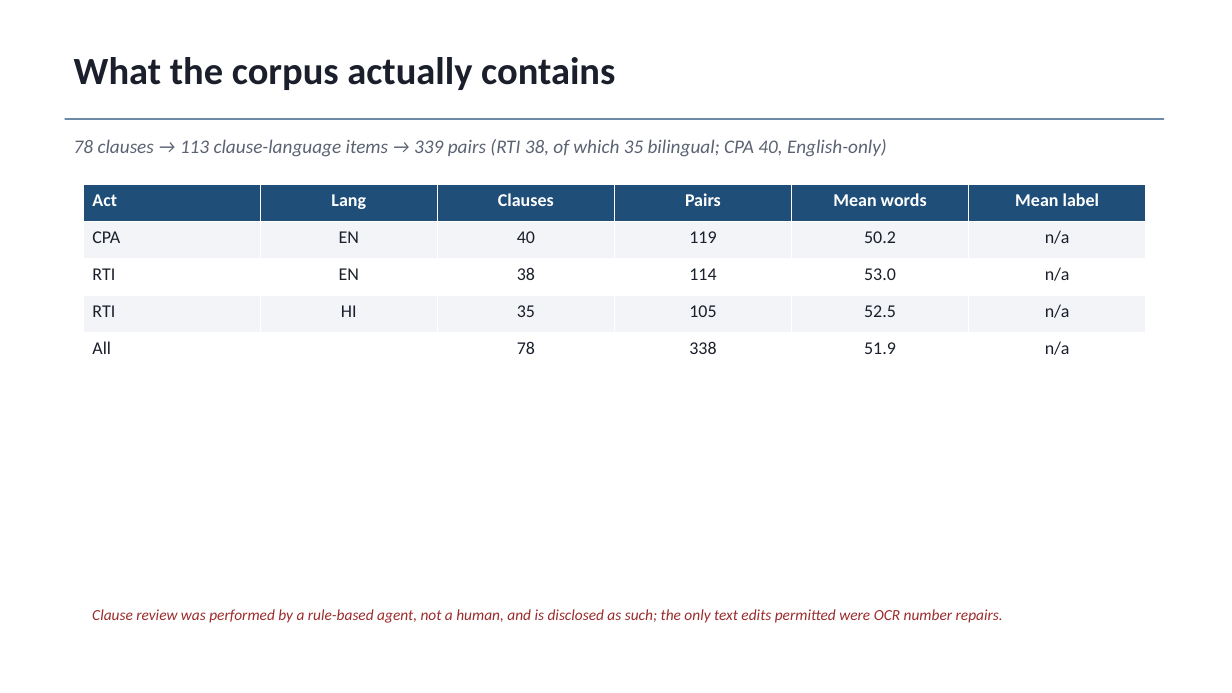
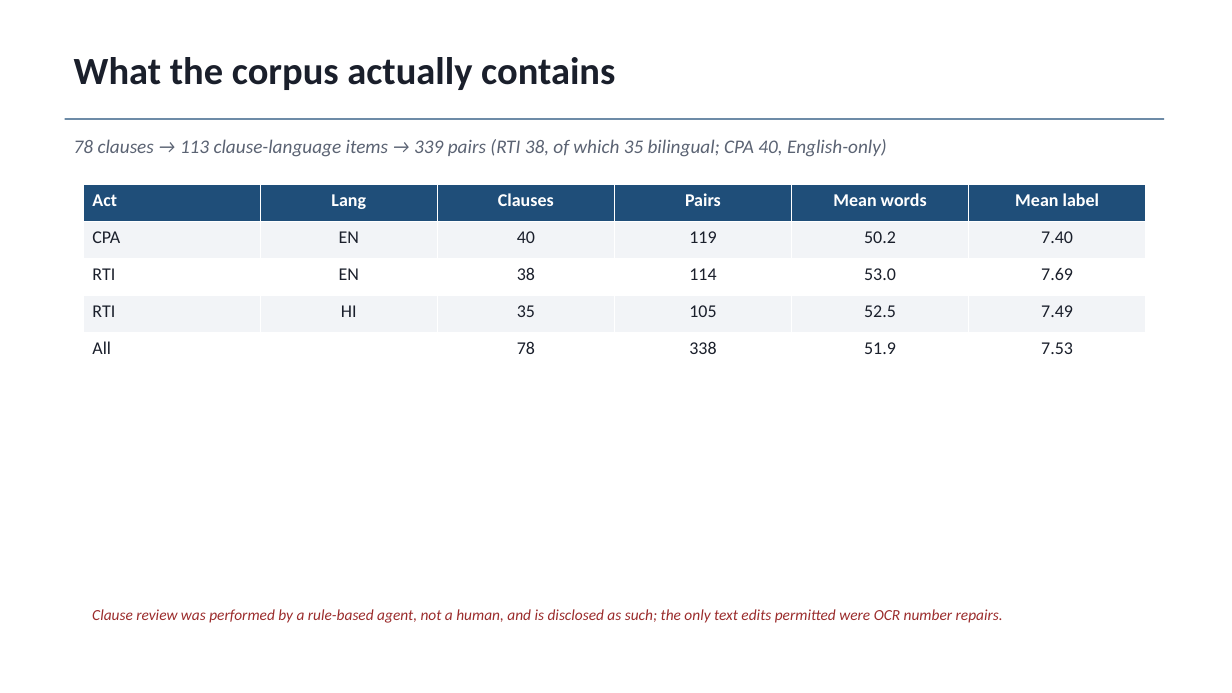
Before and after one commit to atharv-0509/legal-meaning-preservation-hi-en, a slide deck: slide 7 of paper/out/LMP_slides.pptx. Drawn at 1232x693 pixels with LibreOffice and Linux fonts; fonts in the diff are those of the drawing. Boxes give left, top, right and bottom in pixels: in the first picture for what was removed or moved away, otherwise in the second. Text is boxed around its words. In the diff, an @@ line names an element or a change of style, - is before the commit and + after.

```diff
--- a/paper/out/LMP_slides.pptx
+++ b/paper/out/LMP_slides.pptx
@@ table at <box>83,185,1148,370</box> @@
-row 2, column 6: n/a
+row 2, column 6: 7.40
-row 3, column 6: n/a
+row 3, column 6: 7.69
-row 4, column 6: n/a
+row 4, column 6: 7.49
-row 5, column 6: n/a
+row 5, column 6: 7.53
```
Also in this commit, not shown: 1 other slide changed, 5 other files.
